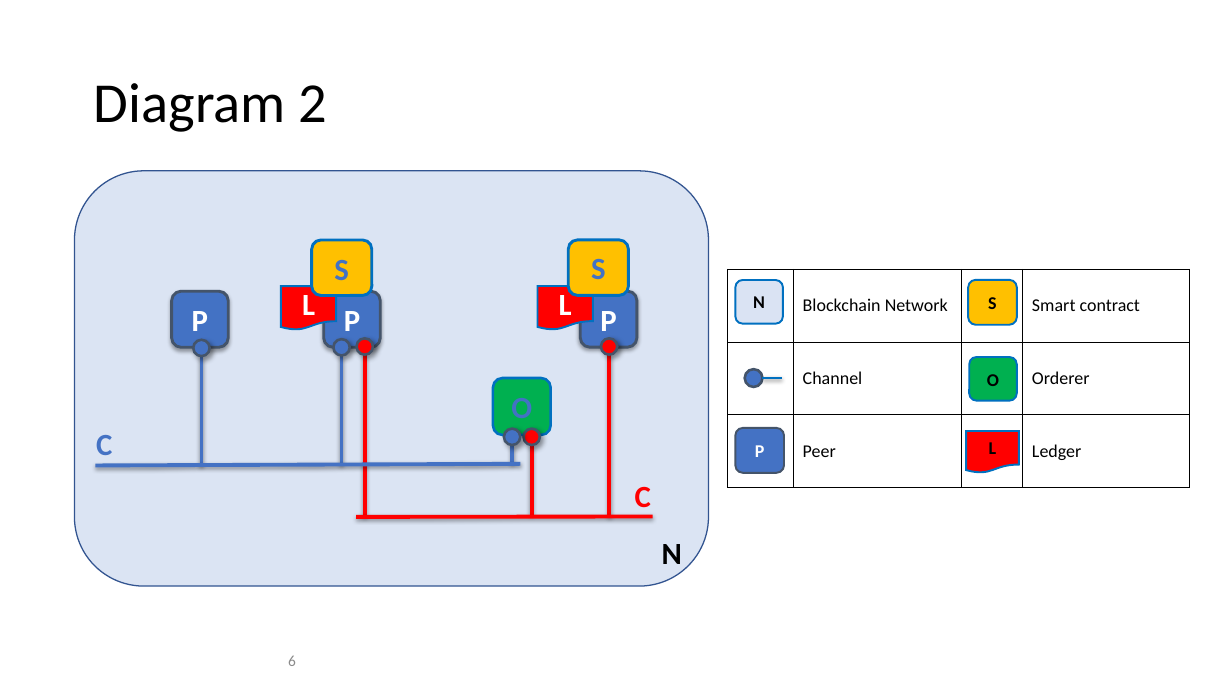
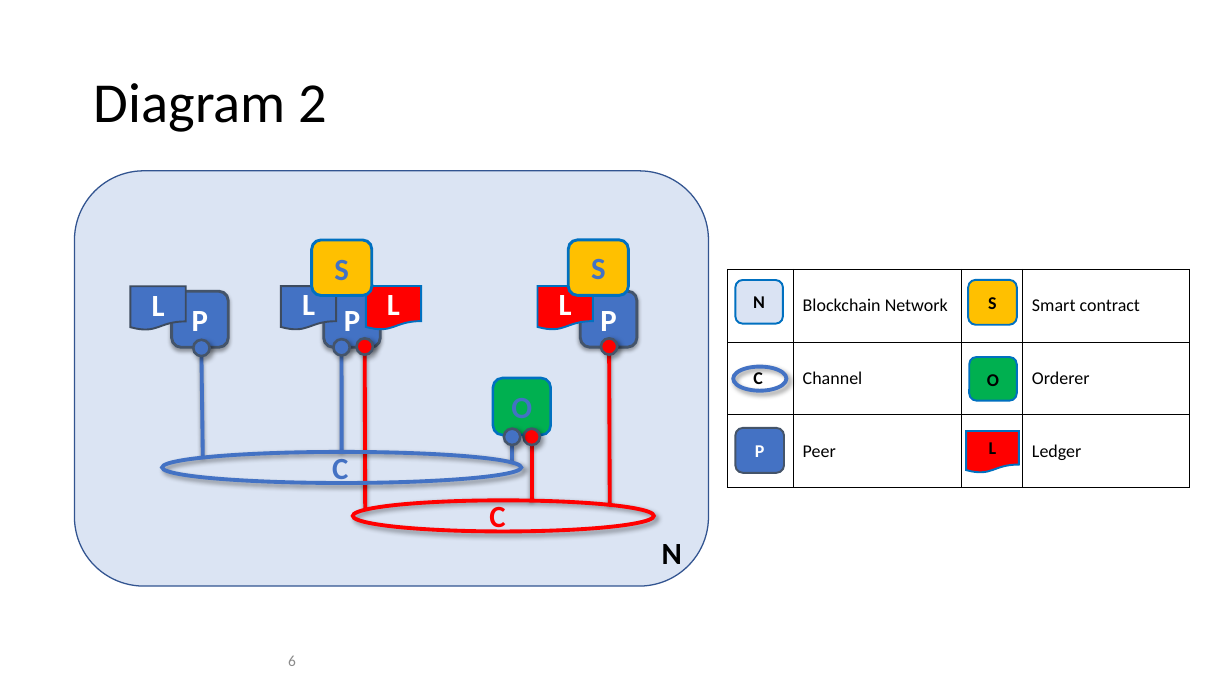
Before and after one commit to FabricTOC/FabricTOC, a slide deck: slide 6 of docs/OtherSourceMaterial/Diagrams.pptx. Drawn at 1232x693 pixels with LibreOffice and Linux fonts; fonts in the diff are those of the drawing. Boxes give left, top, right and bottom in pixels: in the first picture for what was removed or moved away, otherwise in the second. Text is boxed around its words. In the diff, an @@ line names an element or a change of style, - is before the commit and + after.

```diff
--- a/docs/OtherSourceMaterial/Diagrams.pptx
+++ b/docs/OtherSourceMaterial/Diagrams.pptx
@@ flow chart document added at [130,287,186,330], fill #4472C4, outline #3D4B5F 1.5 pt, 24 pt, text #FFFFFF, bold @@
+L
@@ flow chart document "L" at [281,287,336,330]: fill #FF0000 to #4372C4; outline #0070C0 1.5 pt to #3D4B5F 1.5 pt @@
@@ flow chart document added at [366,286,421,329], fill #FF0000, outline #0070C0 1.5 pt, 24 pt, text #FFFFFF, bold @@
+L
@@ table at [728,270,1189,488] @@
-row 2, column 1: 
+row 2, column 1: C
@@ line moved from (201, 357) - (201, 466) to (201, 357) - (203, 457) @@
@@ line moved from (342, 356) - (342, 465) to (342, 356) - (342, 452) @@
@@ line moved from (365, 355) - (365, 517) to (365, 355) - (365, 509) @@
@@ line moved from (609, 355) - (609, 517) to (609, 355) - (610, 505) @@
@@ ellipse: place and size @@
-ellipse at [745,370,762,387]
+ellipse at [734,367,787,391]
@@ ellipse at [734,367,787,391]: fill #4372C4 to none; outline #44546A 2 pt to #4372C4 3 pt; shadow on @@
@@ line removed from (762, 378) to (783, 378) @@
@@ text "C" rewrapped from [96,435,112,455] to [332,453,348,485] @@
@@ line moved from (532, 445) - (532, 515) to (532, 445) - (532, 501) @@
@@ line removed from (95, 466) to (520, 464) @@
@@ ellipse added at [162,452,521,483], outline #4372C4 3 pt @@
@@ ellipse added at [353,501,654,532], outline #FF0000 3 pt @@
@@ text "C" rewrapped from [635,486,651,515] to [489,502,505,536] @@
@@ line removed from (357, 517) to (653, 517) @@
```
Also in this commit, not shown: 3 other slides changed, 1 slide added, 8 other files.
